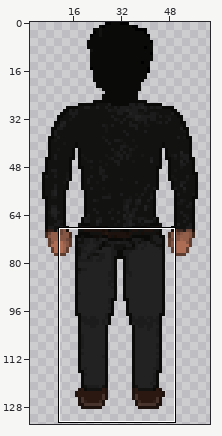
A sprite sheet gets an edit: Assets/Actors/players/priestBack.png. The picture above shows the old version from afar; the outline marks the close-up.
Close-up. First the earlier version:
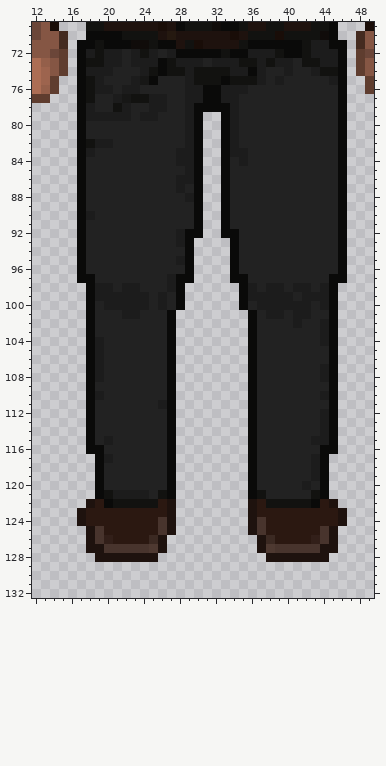
The file is 64x134 pixels. Pixels under 10% opacity are left out. Colours within 5 levels of each other are drawn and written as one. Shown: x 12..49, y 69..132. The wide view leaves out empty margins.
Once edited:
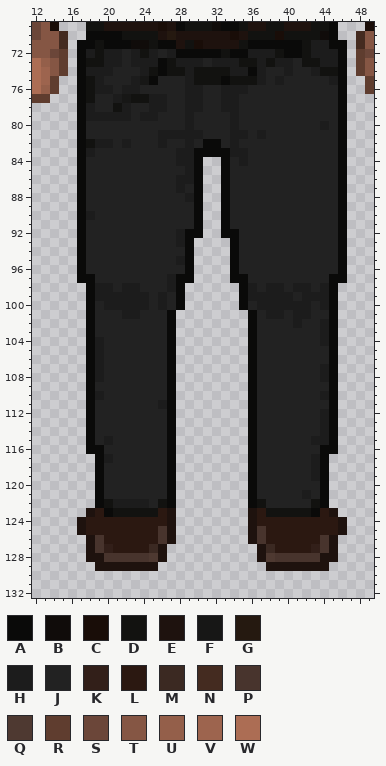
Palette (. is transparent): A #0a0a09  B #100c0a  C #190d08  D #121210  E #1e120e  F #171716  G #251910  H #1c1c1c  J #222222  K #321f19  L #2b1811  M #3b2922  N #442b20  P #48342d  Q #4e3931  R #5f3d2f  S #6b4639  T #855644  U #945f4a  V #9d644e  W #ac6d54
The edit:
Changed rows in their new state; - is an unchanged pixel.
first column x 22:
 76 ---------JJ------------
 77 ---------JJ------------
 78 --------HJJH-----------
 79 --------JJJJ-----------
 80 --------JJJJ----------H
 81 ----HHH-HJJJ-H-H-------
 82 H---H---JAAJ-----------
 83 ---------AA------------
first column x 17:
120 -------------------------J----
121 ---JJJJJ-J----------J----HJ---
122 -.ADHHHHJDA--------ADJJJJJDA.-
123 .E-ADDDDD------------DDDDDA-E.
124 ---------L----------L---------
125 ELL------------------------LLE
126 ---L----LPE--------EPL----L---
127 --PKLLLLM------------MLLLLKP--
128 -E-PPPPPQE----------EQPPPPP-E-
129 --EEEEEEE------------EEEEEEE--
Pixel boxes of the changes (left, top, right, bottom) in both close-ups:
changed: (122, 85, 266, 157)
changed: (320, 121, 329, 130)
changed: (248, 481, 347, 571)
changed: (77, 490, 176, 571)
